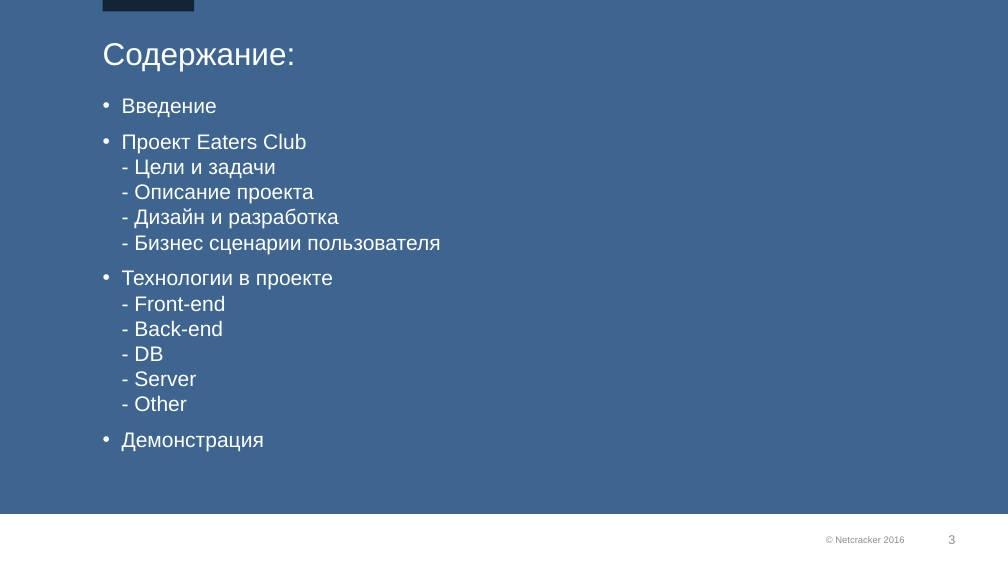
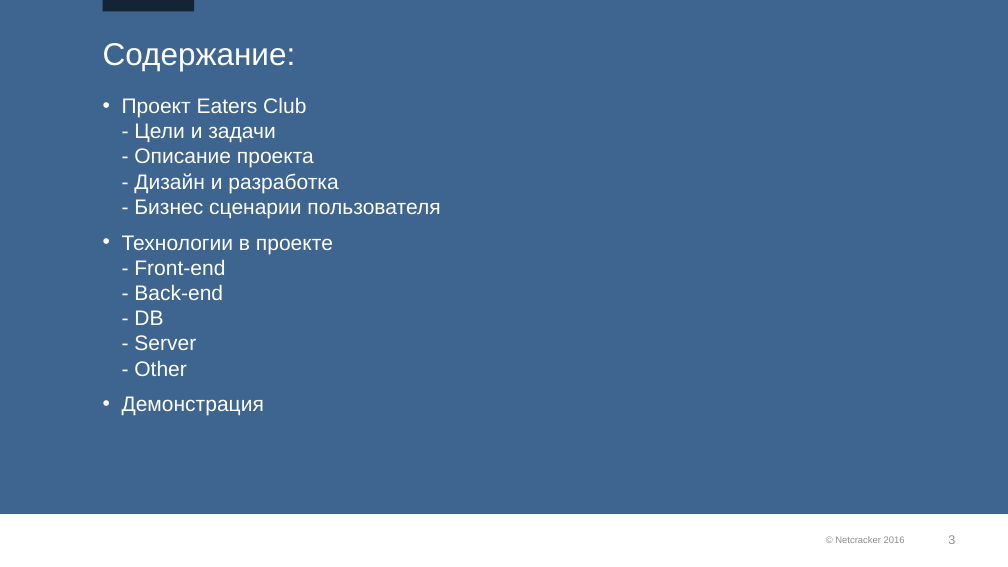
Before and after one commit to ncedu-tlt/2018-eaters-club, a slide deck: slide 3 of Eaters_Club_v0.1.pptx. Drawn at 1008x567 pixels with LibreOffice and Linux fonts; fonts in the diff are those of the drawing; background and template pictures are left out. Boxes give left, top, right and bottom in pixels: in the first picture for what was removed or moved away, otherwise in the second. Text is boxed around its words. In the diff, an @@ line names an element or a change of style, - is before the commit and + after.

Commit message:
Added some text

```diff
--- a/Eaters_Club_v0.1.pptx
+++ b/Eaters_Club_v0.1.pptx
@@ text at <box>122,98,217,117</box>: paragraph removed @@
-• Введение
```
Also in this commit, not shown: 6 other slides changed, 2 slides added, 1 slide removed.
